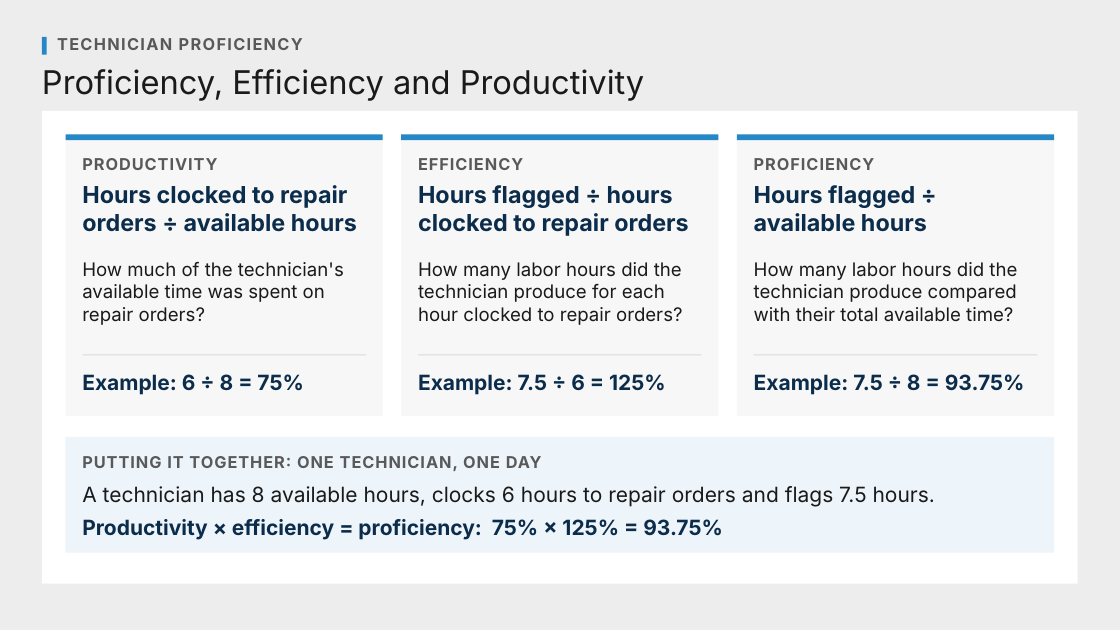
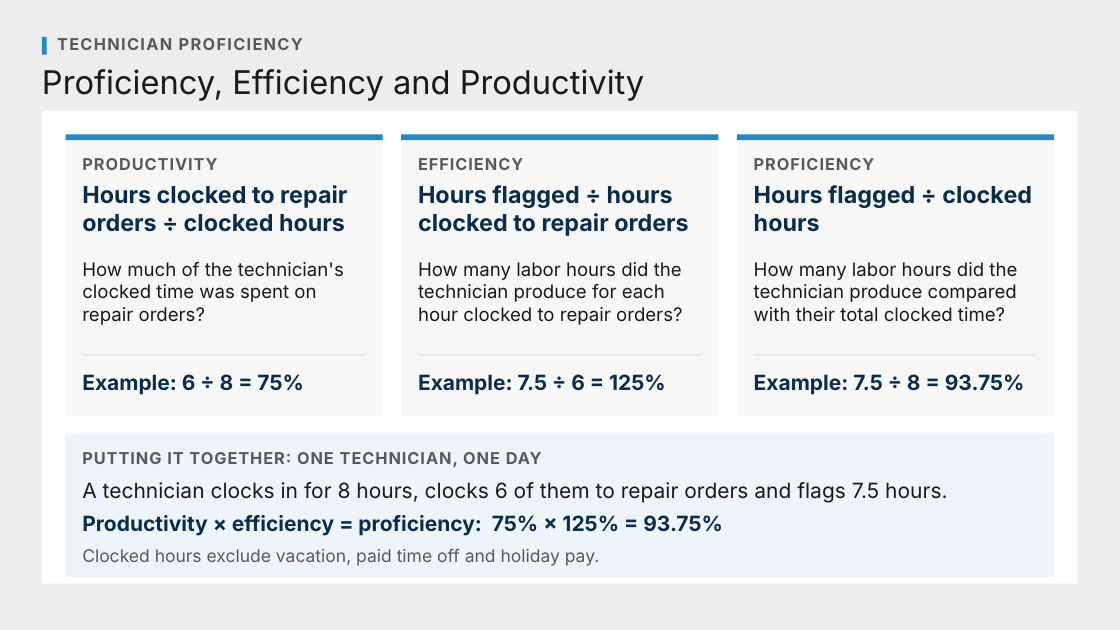
Before and after one commit to Ndresner/Noah, a slide deck: slide 14 of day2-deck/decks/Metric Explainers - Review.pptx. Drawn at 1120x630 pixels with LibreOffice and Linux fonts; fonts in the diff are those of the drawing. Boxes give left, top, right and bottom in pixels: in the first picture for what was removed or moved away, otherwise in the second. Text is boxed around its words. In the diff, an @@ line names an element or a change of style, - is before the commit and + after.

```diff
--- a/day2-deck/decks/Metric Explainers - Review.pptx
+++ b/day2-deck/decks/Metric Explainers - Review.pptx
@@ text at [82,185,347,232]: text changed @@
-Hours clocked to repair orders ÷ available hours
+Hours clocked to repair orders ÷ clocked hours
@@ text at [754,185,1032,232]: text changed @@
-Hours flagged ÷ available hours
+Hours flagged ÷ clocked hours
@@ text at [82,262,344,325]: text changed @@
-How much of the technician's available time was spent on repair orders?
+How much of the technician's clocked time was spent on repair orders?
@@ text at [754,262,1017,322]: text changed @@
-How many labor hours did the technician produce compared with their total available time?
+How many labor hours did the technician produce compared with their total clocked time?
@@ rectangle: place and size @@
-rectangle at [66,437,1054,553]
+rectangle at [66,433,1054,577]
@@ text "PUTTING IT TOGETHER: ONE TECHNICIAN, ...": place and size @@
-text "PUTTING IT TOGETHER: ONE TECHNICIAN, ..." at [82,456,542,471]
+text "PUTTING IT TOGETHER: ONE TECHNICIAN, ..." at [82,452,542,467]
@@ text "Productivity × efficiency = proficiency: ...": place and size @@
-text "Productivity × efficiency = proficiency: ..." at [82,519,723,540]
+text "Productivity × efficiency = proficiency: ..." at [82,515,723,536]
@@ text at [82,482,947,503]: text changed @@
-A technician has 8 available hours, clocks 6 hours to repair orders and flags 7.5 hours.
+A technician clocks in for 8 hours, clocks 6 of them to repair orders and flags 7.5 hours.
@@ text added at [82,548,600,566], 15 pt, text #595959 @@
+Clocked hours exclude vacation, paid time off and holiday pay.
```
Also in this commit, not shown: 2 other slides changed, 38 other files.
